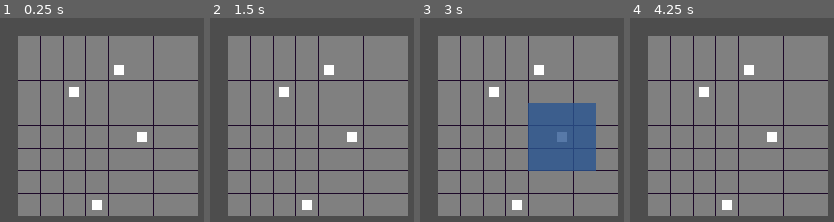
Above: before the commit, frames 1-4 (left to right).
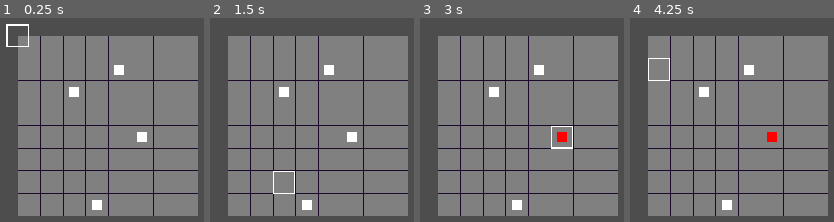
Above: after the commit, the same moments.

Repository: sakkaku-dev/godot-prototyping
Game: Godot game, scene res://games/parasite-game/parasite_chess.tscn
Two runs of this game, one before a commit and one after it. Both use one fixed random seed, a clock stepped at 60 frames per second and the inputs below. The project has no main scene, so this scene is started directly.
Inputs (mouse positions are in pixels of both pictures, inside the frame that each line leads up to):
- Up to frame 1 (0.25 s): no input
- Up to frame 2 (1.5 s): tap Enter at 0.5 s; move the mouse to (293, 179) at 0.52 s; press the mouse at (293, 179) at 0.53 s; hold W (move_up) from 0.53 s (still down); tap Space at 1.25 s; move the mouse to (outside the picture) at 1.27 s; release the mouse at (outside the picture) at 1.28 s; click (outside the picture) at 1.35 s
- Up to frame 3 (3 s): tap Enter at 2 s; move the mouse to (outside the picture) at 2.02 s; release W (move_up) at 2.03 s; press the mouse at (outside the picture) at 2.03 s; hold A (move_left) from 2.03 s (still down); tap E (interact) at 2.1 s; tap Space at 2.75 s; move the mouse to (552, 126) at 2.77 s; release the mouse at (552, 126) at 2.78 s; click (552, 126) at 2.85 s
- Up to frame 4 (4.25 s): tap Enter at 3.5 s; move the mouse to (666, 58) at 3.52 s; release A (move_left) at 3.53 s; press the mouse at (666, 58) at 3.53 s; hold S (move_down) from 3.53 s (still down); right-click (666, 58) at 4.15 s

The runs differ from the first frame. In frame 1, 0.3% of the frame differs, in the area x 2-15%, y 2-15%; in frame 2, 0.2%; in frame 3, 11%, in the area x 52-87%, y 41-75%; in frame 4, 0.4%.

Commit message:
add actions

Diff:
--- a/games/parasite-game/FixedTileMap.gd
+++ b/games/parasite-game/FixedTileMap.gd
@@ -36,4 +36,7 @@
 	if include_diagonals:
 		dirs.append_array(DIAGONAL_NEIGHBORS)
 
-	return dirs.map(func(d): return get_neighbor_cell(coord, d))
+	return dirs.map(func(d): return get_neighbor_cell(coord, d)).filter(func(c): return get_cell_source_id(layer, c) != -1)
+
+func has_value(coord: Vector2i):
+	return get_cell_source_id(layer, coord) != -1
--- a/games/parasite-game/TileMapHighlight.gd
+++ b/games/parasite-game/TileMapHighlight.gd
@@ -20,3 +20,5 @@
 			rect.size = tile_size
 			rect.global_position = tilemap.map_to_local(c) - Vector2(tile_size / 2.0)
 			add_child(rect)
+
+		#print("Highlight coords: %s" % [highlight_coords])
--- a/games/parasite-game/parasite_chess.gd
+++ b/games/parasite-game/parasite_chess.gd
@@ -3,38 +3,161 @@
 @export var pieces_scene: Array[PackedScene] = []
 @export var piece_count := 4
 
+@export var move_color := Color.BLUE
+@export var attack_color := Color.RED
+@export var jump_color := Color.GREEN
+@export var standby_color := Color.GRAY
+@export var action_used_color := Color.DARK_GRAY
+
 @onready var tile_map = $TileMap
 @onready var tile_map_highlight = $TileMapHighlight
+@onready var cursor = $Cursor
 
+var initial_infect := false
+var is_executing := false
 var pressed = null
 var pieces := {}
+
+var actions := {}
+var current_action
 
 func _ready():
 	var exclude := []
 
-	for p in piece_count:
+	for c in tile_map.get_used_cells(tile_map.layer):
+		pieces[c] = null
+
+	for i in piece_count:
 		var piece = pieces_scene.pick_random().instantiate()
 		tile_map.add_child(piece)
+
+		if i == 0:
+			piece.set_colors(move_color, attack_color, jump_color, standby_color)
 
 		var tile = tile_map.random_tile(exclude)
 		piece.global_position = tile_map.map_to_local(tile)
 		piece.coord = tile
-		piece.pressed.connect(func():
-			pressed = piece
-			tile_map_highlight.highlight_coords = piece.moveable_tiles(tile_map)
-		)
+		piece.id = i
+		piece.do_action.connect(func(a): _start_action_select(a, piece))
 		pieces[tile] = piece
 
 		exclude.append(tile)
 		exclude.append_array(tile_map.get_neighbors(tile))
 
+func _update_actions():
+	for p in pieces.values():
+		if p == null: continue
+
+		p.modulate = action_used_color if p.id in actions else Color.WHITE
+
+func _execute_actions():
+	is_executing = true
+	for p in pieces.values():
+		if p == null: continue
+
+		if p.id in actions:
+			var data = actions[p.id]
+
+			if data.action == ParasitePiece.Action.MOVE:
+				p.move_to(tile_map.map_to_local(data.coord))
+			elif data.action == ParasitePiece.Action.ATTACK:
+				p.attack(tile_map.map_to_local(data.coord))
+			elif data.action == ParasitePiece.Action.JUMP:
+				p.jump_to(tile_map.map_to_local(data.coord))
+			elif data.action == ParasitePiece.Action.STANDBY:
+				_clear_action(p.id)
+
+func _clear_action(id):
+	actions.erase(id)
+	if actions.size() == 0:
+		is_executing = false
+
+func _add_action(id, data):
+	actions[id] = data
+
+func _start_action_select(a, p):
+	current_action = a
+
+	# Match doesn't seem to work
+	if current_action == ParasitePiece.Action.MOVE:
+		_show_moves(p, move_color)
+	elif current_action == ParasitePiece.Action.ATTACK:
+		_show_attacks(p, attack_color)
+	elif current_action == ParasitePiece.Action.JUMP:
+		_show_jump(p, jump_color)
+	elif current_action == ParasitePiece.Action.STANDBY:
+		_add_action(p.id, {"action": a, "coord": Vector2i.ZERO})
+		_cancel_piece()
+	else:
+		print("Invalid action")
+
+func _show_moves(p: ParasitePiece, c: Color):
+	tile_map_highlight.highlight_color = c
+	tile_map_highlight.highlight_coords = p.moveable_tiles(tile_map)
+func _show_attacks(p: ParasitePiece, c: Color):
+	tile_map_highlight.highlight_color = c
+	tile_map_highlight.highlight_coords = p.attackable_tiles(tile_map)
+func _show_jump(p: ParasitePiece, c: Color):
+	tile_map_highlight.highlight_color = c
+	tile_map_highlight.highlight_coords = p.jumpable_tiles(tile_map)
+
 func _unhandled_input(event):
+	var coord = tile_map.local_to_map(get_global_mouse_position())
+
+	if event is InputEventMouseMotion:
+		if tile_map.has_value(coord):
+			cursor.global_position = tile_map.map_to_local(coord) - cursor.size/2
+
+	if event.is_action_pressed("action") and not initial_infect and coord in pieces:
+		var p = pieces[coord]
+		if p:
+			initial_infect = true
+			p.infected = true
+			return
+
+	if is_executing: return
+
 	if event.is_action_pressed("action"):
-		var coord = tile_map.local_to_map(get_global_mouse_position())
-		if coord in pieces:
-			var piece = pieces[coord]
-			pressed = pieces
-			tile_map_highlight.highlight_coords = piece.moveable_tiles(tile_map)
+		if not coord in pieces:
+			return # ouside of map
+
+		if not pressed:
+			_press_piece(coord)
+			return # action select
+
+		if current_action == null:
+			return # no action active
+
+		if coord in tile_map_highlight.highlight_coords:
+			_add_action(pressed.id, {"action": current_action, "coord": coord})
+
+		_cancel_piece()
+
 	elif event.is_action_pressed("cancel") and pressed:
-		pressed = null
-		tile_map_highlight.highlight_coords = []
+		_cancel_piece()
+
+func _press_piece(coord: Vector2i):
+	var piece = pieces[coord]
+	if piece == null or not piece.infected:
+		return
+
+	pressed = piece
+	pressed.open_action_select()
+
+func _cancel_piece():
+	if pressed:
+		pressed.cancel()
+
+	pressed = null
+	current_action = null
+	tile_map_highlight.highlight_coords = []
+	_update_actions()
+
+
+func _move_active(coord: Vector2i):
+	var pos = tile_map.map_to_local(coord)
+	pressed.move_to(pos)
+	pieces[coord] = pressed
+	pieces[pressed.coord] = null
+	pressed.coord = coord
+	_cancel_piece()
--- a/games/parasite-game/parasite_chess.tscn
+++ b/games/parasite-game/parasite_chess.tscn
@@ -6,6 +6,11 @@
 [ext_resource type="Script" path="res://games/parasite-game/FixedTileMap.gd" id="3_jbp57"]
 [ext_resource type="Script" path="res://games/parasite-game/TileMapCamera.gd" id="5_u4mde"]
 [ext_resource type="Script" path="res://games/parasite-game/TileMapHighlight.gd" id="6_b57mt"]
+[ext_resource type="Shader" path="res://shaders/square.gdshader" id="7_pkf0e"]
+
+[sub_resource type="ShaderMaterial" id="ShaderMaterial_d1lfm"]
+shader = ExtResource("7_pkf0e")
+shader_parameter/inner_size = 0.45
 
 [node name="ParasiteChess" type="Node2D"]
 script = ExtResource("1_0rf1j")
@@ -18,11 +23,24 @@
 script = ExtResource("3_jbp57")
 
 [node name="TileMapHighlight" type="Node2D" parent="." node_paths=PackedStringArray("tilemap")]
+modulate = Color(1, 1, 1, 0.615686)
 script = ExtResource("6_b57mt")
-highlight_color = Color(0.164706, 0.333333, 0.568627, 0.788235)
+highlight_color = Color(0.164706, 0.333333, 0.568627, 1)
 tilemap = NodePath("../TileMap")
 
 [node name="Camera2D" type="Camera2D" parent="." node_paths=PackedStringArray("tilemap")]
 script = ExtResource("5_u4mde")
 extra_zoom = -0.5
 tilemap = NodePath("../TileMap")
+
+[node name="Cursor" type="ColorRect" parent="."]
+material = SubResource("ShaderMaterial_d1lfm")
+custom_minimum_size = Vector2(32, 32)
+anchors_preset = 8
+anchor_left = 0.5
+anchor_top = 0.5
+anchor_right = 0.5
+anchor_bottom = 0.5
+grow_horizontal = 2
+grow_vertical = 2
+mouse_filter = 2
--- a/games/parasite-game/parasite_piece.gd
+++ b/games/parasite-game/parasite_piece.gd
@@ -1,18 +1,63 @@
+class_name ParasitePiece
 extends CharacterBody2D
 
-signal pressed()
+signal do_action(action)
+signal finished_move()
 
-@onready var navigation_move_2d = $NavigationMove2D
+enum Action {
+	MOVE,
+	ATTACK,
+	JUMP,
+	STANDBY,
+}
+
+@onready var circle_select = $CircleSelect
+@onready var color_rect = $ColorRect
 
 var coord := Vector2i.ZERO
+var id := 0
+var infected := false:
+	set(v):
+		infected = v
+		color_rect.modulate = Color.RED if infected else Color.WHITE
+
+func _ready():
+	circle_select.selected.connect(func(i):
+		print("Action %s: %s" % [i, Action.keys()[i]])
+		do_action.emit(i)
+		circle_select.hide()
+	)
+	circle_select.cancel.connect(func(): circle_select.hide())
+
+func set_colors(c1, c2, c3, c4):
+	var mat = circle_select.material as ShaderMaterial
+	mat.set_shader_parameter("color_1", c1)
+	mat.set_shader_parameter("color_2", c2)
+	mat.set_shader_parameter("color_3", c3)
+	mat.set_shader_parameter("color_4", c4)
+
+func open_action_select():
+	circle_select.show()
+func cancel():
+	circle_select.hide()
+
 
 func move_to(target: Vector2):
-	navigation_move_2d.set_target(target)
+	var tw = create_tween().set_ease(Tween.EASE_OUT).set_trans(Tween.TRANS_CUBIC)
+	tw.tween_property(self, "global_position", target, 0.5)
+	await tw.finished
+	finished_move.emit()
+func jump_to(target: Vector2):
+	pass
+func attack(target: Vector2):
+	pass
+func standby(target: Vector2):
+	pass
+
 
 func moveable_tiles(tilemap: FixedTileMap):
-	var x = tilemap.get_neighbors(coord)
-	x.append(coord)
-	return x
-
+	return tilemap.get_neighbors(coord)
 func attackable_tiles(tilemap: FixedTileMap):
 	return tilemap.get_neighbors(coord, false)
+func jumpable_tiles(tilemap: FixedTileMap):
+	return tilemap.get_used_cells(tilemap.layer).filter(func(c): return (c.x == coord.x or c.y == coord.y) and coord != c)
--- a/games/parasite-game/parasite_piece.tscn
+++ b/games/parasite-game/parasite_piece.tscn
@@ -1,7 +1,7 @@
 [gd_scene load_steps=3 format=3 uid="uid://dwt7msv5r1u0d"]
 
-[ext_resource type="Script" path="res://move/NavigationMove2D.gd" id="1_0ycmf"]
 [ext_resource type="Script" path="res://games/parasite-game/parasite_piece.gd" id="1_0yie5"]
+[ext_resource type="PackedScene" uid="uid://bnsepyacfy5qg" path="res://ui/circle_select.tscn" id="2_flk2a"]
 
 [node name="ParasitePiece" type="CharacterBody2D"]
 script = ExtResource("1_0yie5")
@@ -20,6 +20,15 @@
 grow_vertical = 2
 mouse_filter = 2
 
-[node name="NavigationMove2D" type="NavigationAgent2D" parent="."]
-script = ExtResource("1_0ycmf")
-speed = 50
+[node name="CircleSelect" parent="." instance=ExtResource("2_flk2a")]
+anchors_preset = 8
+anchor_left = 0.5
+anchor_top = 0.5
+anchor_right = 0.5
+anchor_bottom = 0.5
+offset_left = -20.0
+offset_top = -20.0
+offset_right = 20.0
+offset_bottom = 20.0
+grow_horizontal = 2
+grow_vertical = 2
--- a/games/tiles.tres
+++ b/games/tiles.tres
@@ -1,6 +1,13 @@
-[gd_resource type="TileSet" load_steps=5 format=3 uid="uid://wrhgubw6a0s1"]
+[gd_resource type="TileSet" load_steps=6 format=3 uid="uid://wrhgubw6a0s1"]
 
 [ext_resource type="Texture2D" uid="uid://2y5b2fnnmt7c" path="res://assets/Prototype_Tiles_32_000.png" id="1_ps5q1"]
+
+[sub_resource type="NavigationPolygon" id="NavigationPolygon_v80p7"]
+vertices = PackedVector2Array(16, 16, -16, 16, -16, -16, 16, -16)
+polygons = Array[PackedInt32Array]([PackedInt32Array(0, 1, 2, 3)])
+outlines = Array[PackedVector2Array]([PackedVector2Array(-16, -16, 16, -16, 16, 16, -16, 16)])
+source_geometry_group_name = &"navigation_polygon_source_group"
+agent_radius = 0.0
 
 [sub_resource type="TileSetAtlasSource" id="TileSetAtlasSource_a44at"]
 texture = ExtResource("1_ps5q1")
@@ -97,6 +104,7 @@
 10:1/0/terrain_set = 0
 10:1/0/physics_layer_0/linear_velocity = Vector2(0, 0)
 10:1/0/physics_layer_0/angular_velocity = 0.0
+10:1/0/navigation_layer_0/polygon = SubResource("NavigationPolygon_v80p7")
 11:1/0 = 0
 11:1/0/terrain_set = 0
 11:1/0/physics_layer_0/linear_velocity = Vector2(0, 0)
--- a/move/NavigationMove2D.gd
+++ b/move/NavigationMove2D.gd
@@ -13,6 +13,7 @@
 
 func set_target(movement_target: Vector2):
 	has_reached = false
+	print("From %s to %s" % [enemy.global_position, movement_target])
 	set_target_position(movement_target)
 
 func _on_velocity_computed(safe_velocity):
--- /dev/null
+++ b/shaders/circle_select.gdshader
@@ -0,0 +1,69 @@
+shader_type canvas_item;
+
+const vec2 MIDPOINT = vec2(0.5, 0.5);
+const float color_count = 4.0;
+const float color_offset = TAU/color_count;
+const float color_width = color_offset;
+
+uniform float width_max = 1.0;
+uniform float width_min = 0.5;
+
+uniform float cursor_deg = 0.0;
+uniform float inactive_amount = 0.5;
+
+uniform vec4 color_1: source_color;
+uniform vec4 color_2: source_color;
+uniform vec4 color_3: source_color;
+uniform vec4 color_4: source_color;
+
+float circle(vec2 uv, float radius) {
+	float dist = length(uv - MIDPOINT);
+
+	return 1. - smoothstep
+	(
+		radius - (radius * 0.01),
+		radius + (radius * 0.01),
+		(dist * dist) * 4.0
+	);
+}
+
+float is_in_circle(vec2 uv, float min_w, float max_w) {
+	return circle(uv, max_w) - circle(uv, min_w);
+}
+
+float find_deg(vec2 uv) {
+	vec2 offset = uv - MIDPOINT;
+	return atan(offset.y, offset.x);
+}
+
+float normalize_deg(float deg) {
+	float angle = deg + PI;
+	angle -= PI/2.;
+	angle = mod(angle, TAU);
+	return angle;
+}
+
+float when_gt(float x, float y) { return max(sign(x - y), 0.0); }
+float when_lt(float x, float y) { return max(sign(y - x), 0.0); }
+
+vec4 mix_color(vec4 color, vec4 mix_color, float angle, float offset_count) {
+	float start_angle = min(offset_count * TAU, TAU) - offset_count * color_offset;
+	float end_angle = start_angle + color_width;
+
+	float deg = normalize_deg(cursor_deg - PI/2.);
+	float active = step(2.0, 1. - when_lt(deg, start_angle) + when_lt(deg, end_angle)) * inactive_amount + (1.0 - inactive_amount);
+	float amount = step(2.0, 1. - when_lt(angle, start_angle) + when_lt(angle, end_angle));
+	return mix(color, mix_color, amount * active);
+}
+
+void fragment() {
+	float angle = normalize_deg(find_deg(UV));
+
+	vec4 color = COLOR;
+	color = mix_color(color, color_1, angle, 0.);
+	color = mix_color(color, color_4, angle, 1.);
+	color = mix_color(color, color_3, angle, 2.);
+	color = mix_color(color, color_2, angle, 3.);
+
+	COLOR = color * is_in_circle(UV, width_min, width_max);
+}
--- /dev/null
+++ b/shaders/square.gdshader
@@ -0,0 +1,10 @@
+ shader_type canvas_item;
+
+ uniform float inner_size = 0.2;
+
+ void fragment() {
+ 	vec2 coord = UV - vec2(0.5);
+	float x = step(inner_size, abs(coord.x));
+	float y = step(inner_size, abs(coord.y));
+	COLOR.a = max(x, y);
+ }
--- /dev/null
+++ b/ui/circle_select.gd
@@ -0,0 +1,74 @@
+class_name ColorSelect
+extends Control
+
+signal selected(c)
+signal cancel()
+
+@export var inner_radius := 0.2
+@export var count := 4
+@export var cancel_btn: TextureButton
+@export var press_threshold := 0.3
+
+var cursor := Vector2(0, 0)
+var time := 0.0
+
+func _ready():
+	material.set_shader_parameter("width_min", inner_radius)
+	visibility_changed.connect(func(): time = 0.0)
+	hide()
+
+func _process(delta):
+	if is_visible_in_tree():
+		time += delta
+
+func set_wheel_position(pos: Vector2):
+	global_position = pos - size/2
+
+func set_cursor_deg(deg: float):
+	material.set_shader_parameter("cursor_deg", deg)
+
+func get_center():
+	return global_position + size/2
+
+func _input(event: InputEvent):
+	if not is_visible_in_tree():
+		return
+
+	if event is InputEventMouseMotion:
+		var center = get_center()
+		cursor = get_global_mouse_position() - center
+		set_cursor_deg(get_cursor_angle())
+
+	if event.is_action_pressed("action") or (event.is_action_released("action") and time >= press_threshold):
+		var center = get_center()
+		var radius = inner_radius * size.x
+		var dist = center.distance_squared_to(get_global_mouse_position())
+		if dist <= radius * radius:
+			_cancel()
+		else:
+			selected.emit(get_selected_color())
+			get_viewport().set_input_as_handled()
+	#elif event.is_action_pressed("cancel"):
+		#_cancel()
+		#get_viewport().set_input_as_handled()
+
+func _cancel():
+	cancel.emit()
+
+func get_cursor_angle():
+	var angle = Vector2.UP.angle_to(cursor)
+	if angle < 0:
+		angle += TAU
+	return angle
+
+func get_cursor_index():
+	if not count: return 0
+
+	var angle = get_cursor_angle()
+	var index_offset = TAU / count
+	var to_return = angle / index_offset
+	return floor(to_return)
+
+func get_selected_color():
+	var idx = get_cursor_index()
+	return idx
--- /dev/null
+++ b/ui/circle_select.tscn
@@ -0,0 +1,22 @@
+[gd_scene load_steps=4 format=3 uid="uid://bnsepyacfy5qg"]
+
+[ext_resource type="Shader" path="res://shaders/circle_select.gdshader" id="1_opfyo"]
+[ext_resource type="Script" path="res://ui/circle_select.gd" id="1_t444a"]
+
+[sub_resource type="ShaderMaterial" id="ShaderMaterial_wfg8t"]
+shader = ExtResource("1_opfyo")
+shader_parameter/width_max = 1.0
+shader_parameter/width_min = 0.5
+shader_parameter/cursor_deg = 0.0
+shader_parameter/inactive_amount = 0.5
+shader_parameter/color_1 = null
+shader_parameter/color_2 = null
+shader_parameter/color_3 = null
+shader_parameter/color_4 = null
+
+[node name="CircleSelect" type="ColorRect"]
+material = SubResource("ShaderMaterial_wfg8t")
+offset_right = 40.0
+offset_bottom = 40.0
+mouse_filter = 2
+script = ExtResource("1_t444a")
Not shown: 1 places in games/parasite-game/parasite_chess.tscn that only renumber resources
